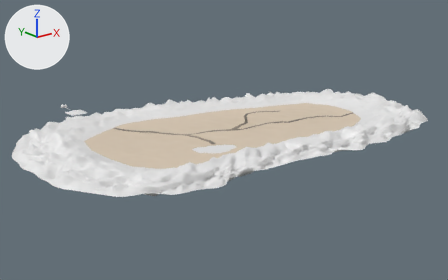
Before and after pictures for a commit that changed the FBX model Assets/__Development/Saulo/Blocking Assets/BlockingAssets.fbx.
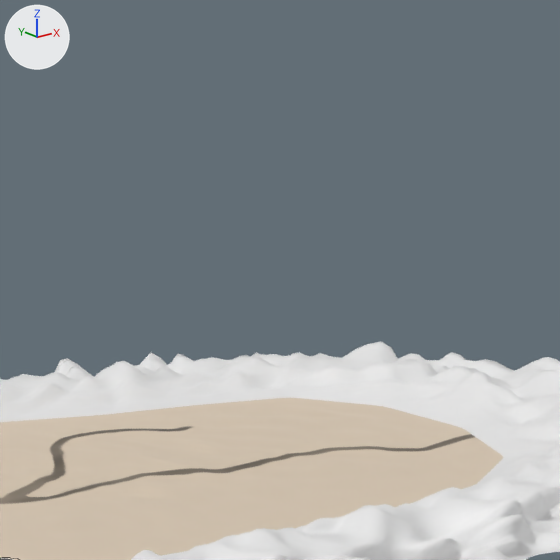
Each version appears first whole from a 50 mm lens placed at (-896.0, -1684.0, 548.0), pointed at (311.0, -176.0, -56.0), and next in a close-up on the part from 52% to 84% of the width and 0% to 52% of the height. The axes (+X, +Y, +Z) are drawn at upper left. The lights are the same throughout. The close-ups show mesh edges as thin lines. Where no turn or scale is listed for an object, it has been applied to the vertices.

Objects in the first close-up: 'Dunes', 'Ground'.
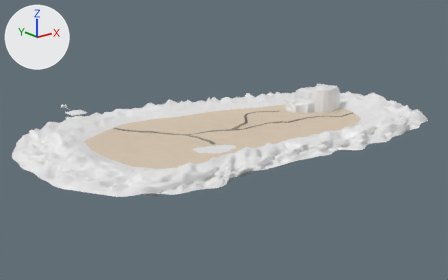
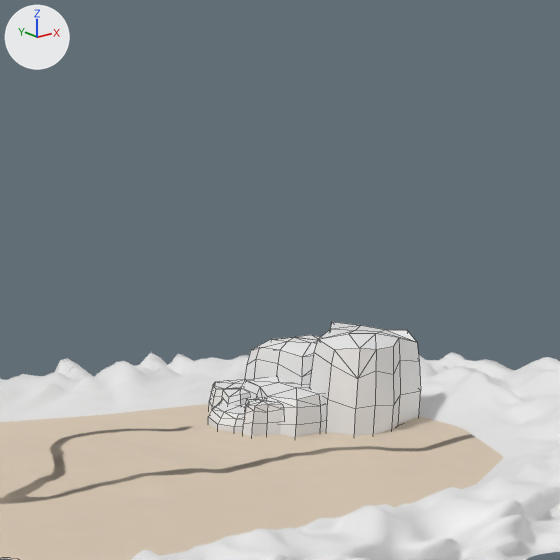
The edits, one by one:
Mesh me_questmountain is new.
It has 312 vertices, 338 faces and spans x -79.0..108.0, y -90.0..74.0, z -1.0..89.0.
Object 'QuestMountain' (ob_questmountain) is new; it shows me_questmountain.
Its location is (656.6, -202.2, -4.3).

What differs and where, as boxes [x1, y1, x2, y2] in the close-ups (560 x 560 px):
'QuestMountain', added
    after: [208, 322, 421, 437]
